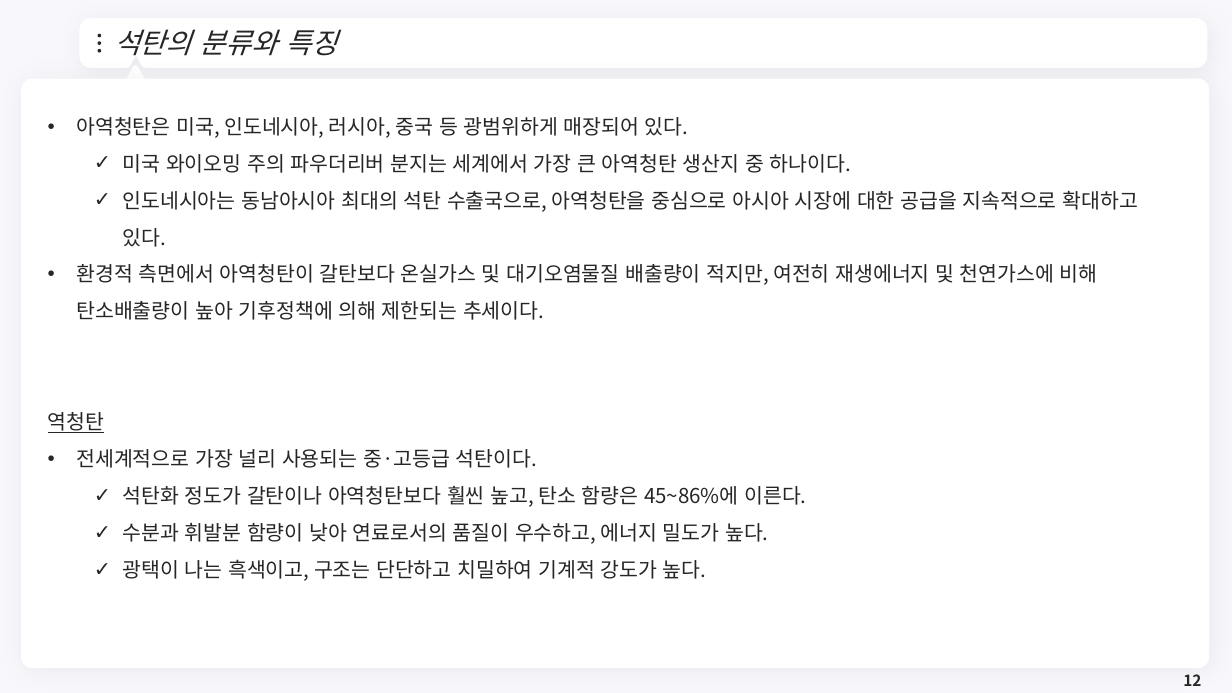
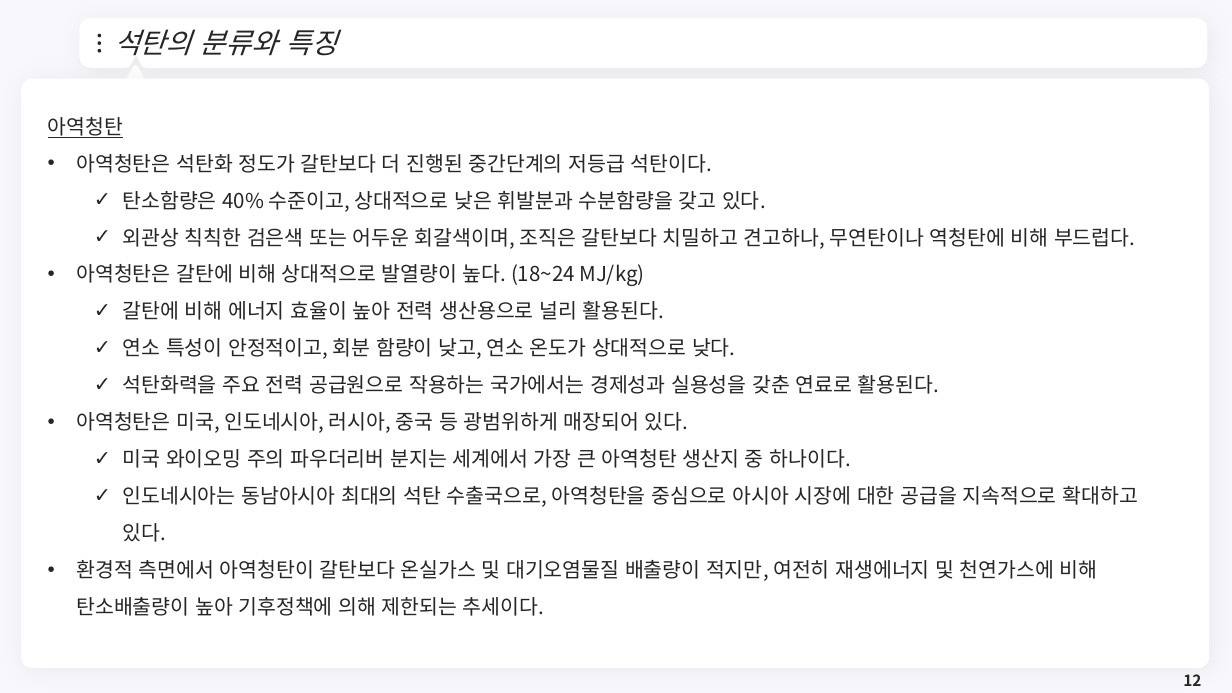
Before and after one commit to meandthey/Teaching, a slide deck: slide 12 of 에너지경제학/자원에너지경제학_Chapter_4 (석탄).pptx. Drawn at 1232x693 pixels with LibreOffice and Linux fonts; fonts in the diff are those of the drawing; background and template pictures are left out. Boxes give left, top, right and bottom in pixels: in the first picture for what was removed or moved away, otherwise in the second. Text is boxed around its words. In the diff, an @@ line names an element or a change of style, - is before the commit and + after.

```diff
--- a/에너지경제학/자원에너지경제학_Chapter_4 (석탄).pptx
+++ b/에너지경제학/자원에너지경제학_Chapter_4 (석탄).pptx
@@ text at bbox=[48, 117, 1135, 394]: paragraphs added @@
+아역청탄
+• 아역청탄은 석탄화 정도가 갈탄보다 더 진행된 중간단계의 저등급 석탄이다.
+  ✓ 탄소함량은 40% 수준이고, 상대적으로 낮은 휘발분과 수분함량을 갖고 있다.
+  ✓ 외관상 칙칙한 검은색 또는 어두운 회갈색이며, 조직은 갈탄보다 치밀하고 견고하나, 무연탄이나 역청탄에 비해 부드럽다.
+• 아역청탄은 갈탄에 비해 상대적으로 발열량이 높다. (18~24 MJ/kg)
+  ✓ 갈탄에 비해 에너지 효율이 높아 전력 생산용으로 널리 활용된다.
+  ✓ 연소 특성이 안정적이고, 회분 함량이 낮고, 연소 온도가 상대적으로 낮다.
+  ✓ 석탄화력을 주요 전력 공급원으로 작용하는 국가에서는 경제성과 실용성을 갖춘 연료로 활용된다.
@@ text at bbox=[48, 412, 806, 581]: paragraphs removed @@
-역청탄
-• 전세계적으로 가장 널리 사용되는 중·고등급 석탄이다.
-  ✓ 석탄화 정도가 갈탄이나 아역청탄보다 훨씬 높고, 탄소 함량은 45~86%에 이른다.
-  ✓ 수분과 휘발분 함량이 낮아 연료로서의 품질이 우수하고, 에너지 밀도가 높다.
-  ✓ 광택이 나는 흑색이고, 구조는 단단하고 치밀하여 기계적 강도가 높다.
```
Also in this commit, not shown: 3 other slides changed, 12 slides added.
